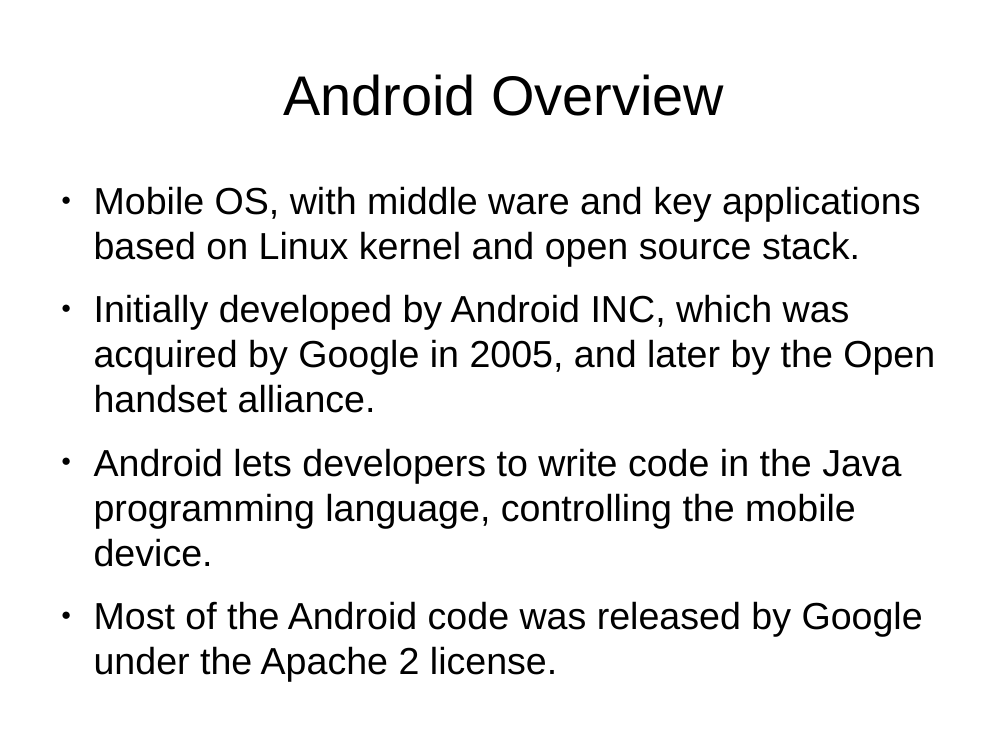
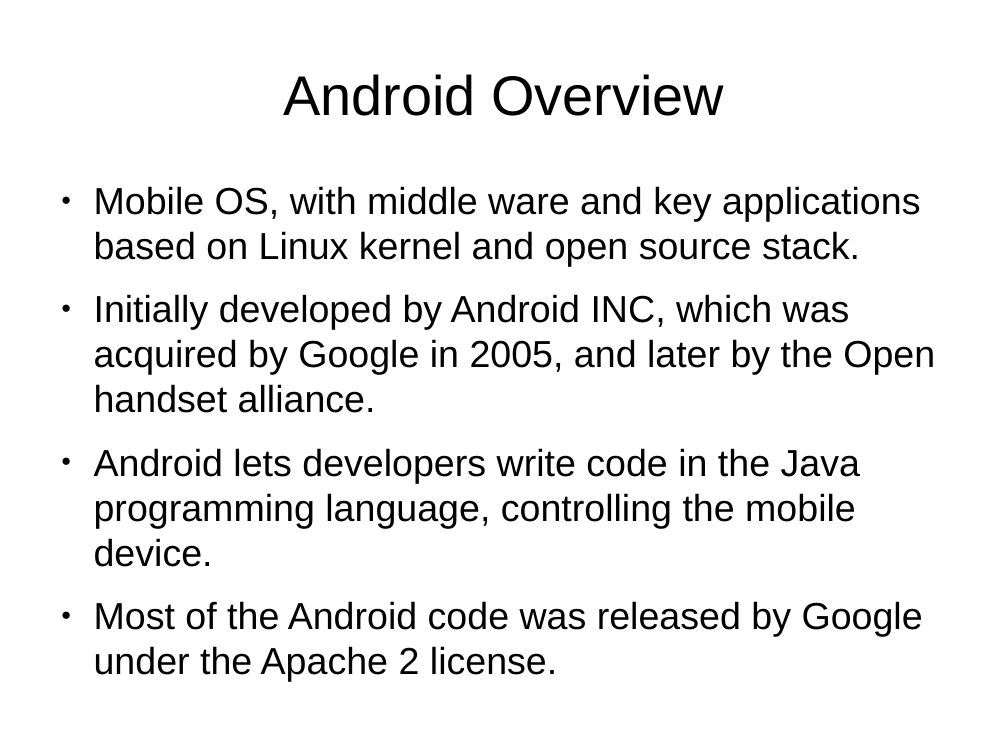
Before and after one commit to veltzer/demos, a slide deck: slide 5 of android/doc/android.odp. Drawn at 1008x756 pixels with LibreOffice and Linux fonts; fonts in the diff are those of the drawing. Boxes give left, top, right and bottom in pixels: in the first picture for what was removed or moved away, otherwise in the second. Text is boxed around its words. In the diff, an @@ line names an element or a change of style, - is before the commit and + after.

Commit message:
more android code

```diff
--- a/android/doc/android.odp
+++ b/android/doc/android.odp
@@ text at (x1=94, y1=448, x2=860, y2=567): text changed @@
-● Android lets developers to write code in the Java programming language, controlling the mobile device.
+● Android lets developers write code in the Java programming language, controlling the mobile device.
```
Also in this commit, not shown: 3 other slides changed, 13 other files.
